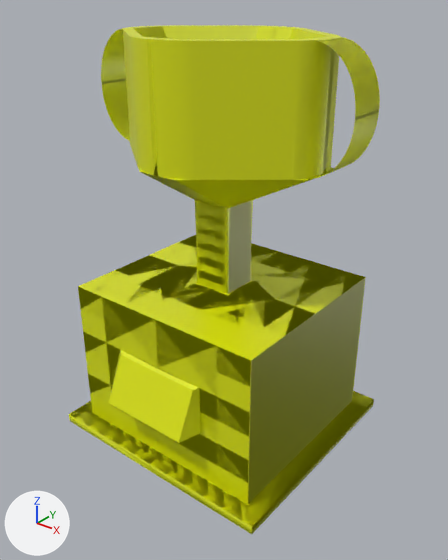
An edit to the FBX model Assets/Furniture Assets/FBX/trophy.fbx, drawn before and after from the same camera.
The view is the same before and after, from a camera (50 mm lens) standing at (18.1, -22.6, 22.3) and looking at (0.4, -0.5, 8.6). Every picture has the same lights, and +X, +Y and +Z are marked at lower left. Where no turn or scale is listed for an object, it has been applied to the vertices. Vertices at the same position are counted once.
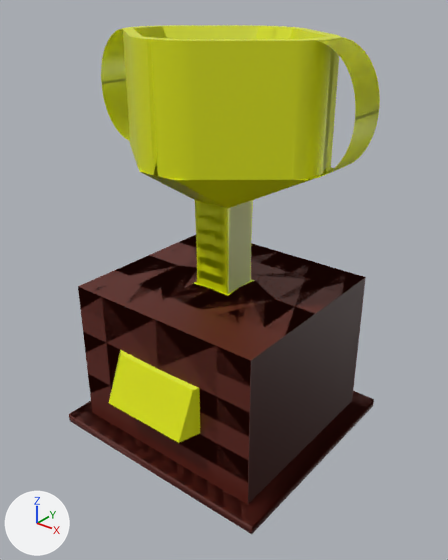
Boxes [x1, y1, x2, y2] around the edits, measured in the pictures (448 x 560 px):
part 1 of me_cube_001, recoloured: [69, 235, 374, 534] in both

Patch to the scene script:
```diff
--- a/Assets/Furniture Assets/FBX/trophy.fbx.py
+++ b/Assets/Furniture Assets/FBX/trophy.fbx.py
@@ mat_material_001 @@
+mat_material_001 = principled_material('Material.001')
+mat_material_001.base_color = (0.107, 0.013, 0.00631)  # dark red #5c1e13
@@ me_cube_001 @@
 me_cube_001.from_pydata(...)  # 3736 vertices, 3407 faces; spans x -7.1..7.1, y -6.3..6.3, z -0.2..20.2
 # used by ob_cube; location = (0.0, 0.0, 0.0)
+# me_cube_001 part 1: 35 of the faces centred in x -6.4..6.4, y -6.0..6.0, z -0.2..8.2 switch from mat_material (yellow #dfe700) to mat_material_001 (dark red #5c1e13)
```
